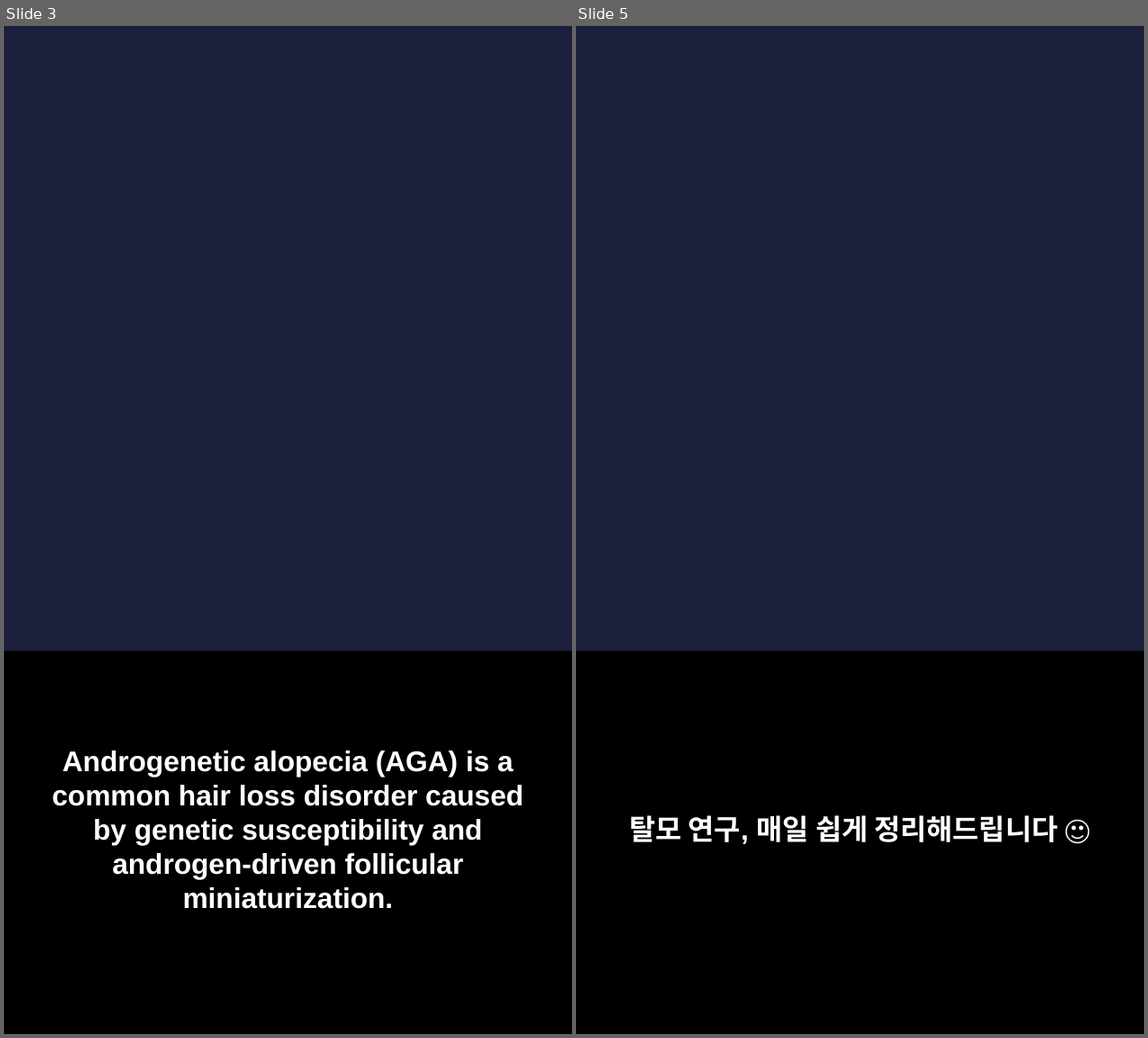
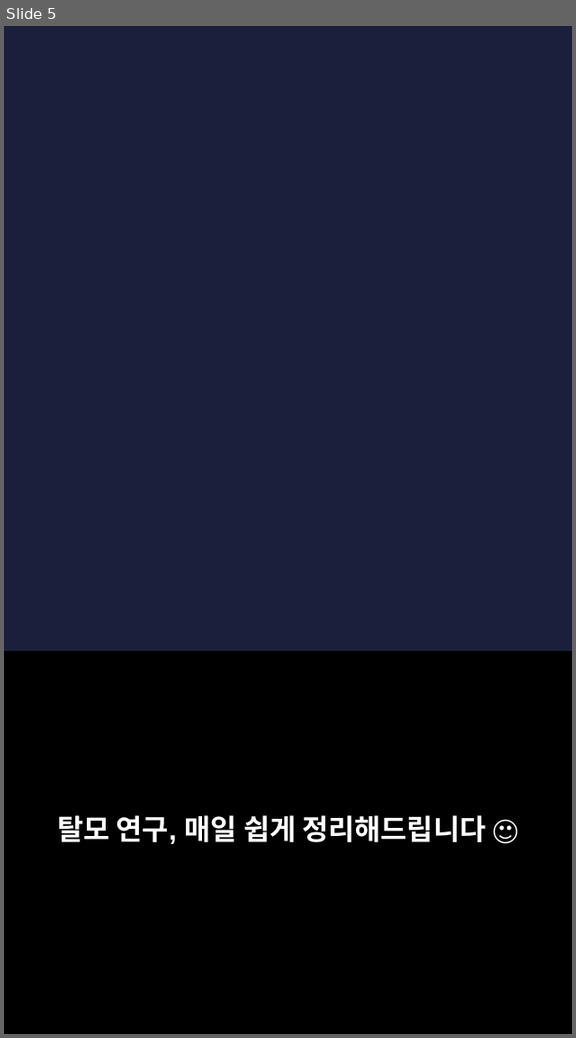
Before and after one commit to hyokang2010-BJ-ANTH/product-builder-test, a slide deck: pwa/data/latest/slides.pptx. Shown side by side, each under a label of ours: slides 3 and 5 before the commit, slide 5 after it; the slides between them are not shown. The pictures are 1148x1038 and 576x1038 pixels, drawn with LibreOffice and Linux fonts; fonts in the diff are those of the drawing; background and template pictures are left out. Boxes give left, top, right and bottom in pixels: in the first picture for what was removed or moved away, otherwise in the second. Text is boxed around its words. In the diff, an @@ line names an element or a change of style, - is before the commit and + after.

```diff
--- a/pwa/data/latest/slides.pptx
+++ b/pwa/data/latest/slides.pptx
@@ slide 3 removed at bbox=[4, 26, 572, 1034], background picture (left out) @@
@@ rectangle removed at bbox=[4, 652, 572, 1034] @@
@@ text removed at bbox=[52, 750, 523, 909] @@
-Androgenetic alopecia (AGA) is a common hair loss disorder caused by genetic susceptibility and androgen-driven follicular miniaturization.
```
Also in this commit, not shown: 4 slides changed, 3 slides added, 2 other slides removed, 26 other files.
